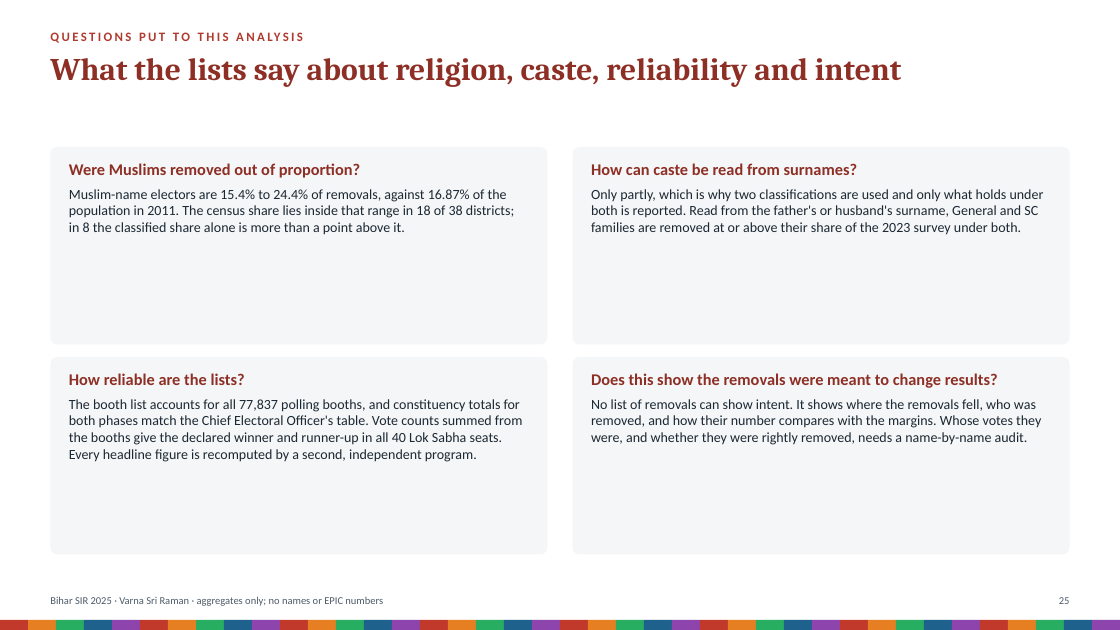
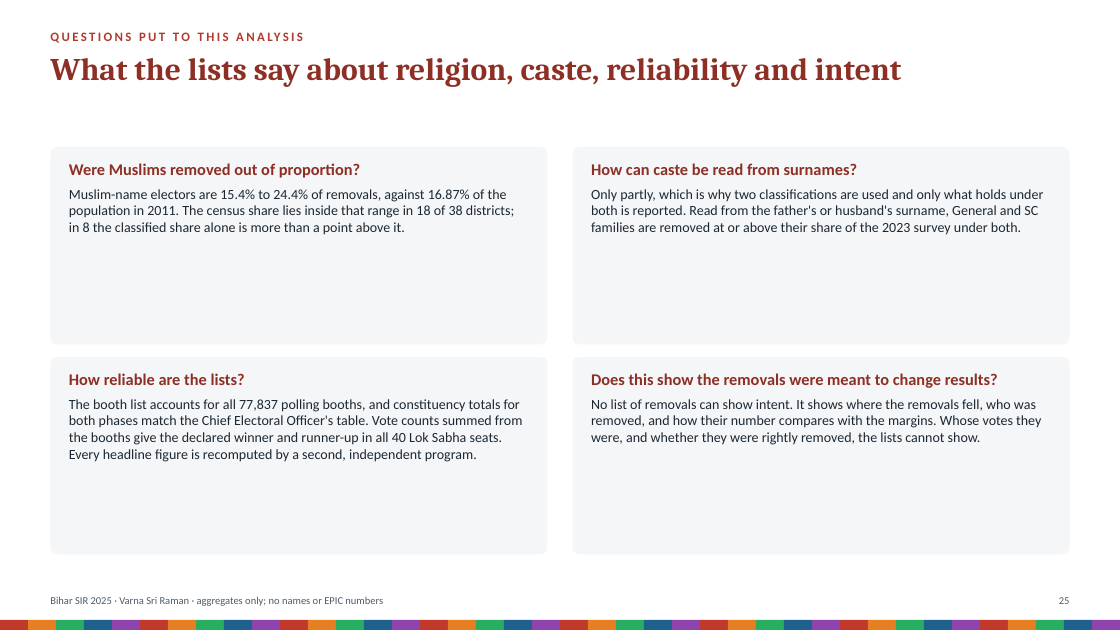
Before and after one commit to Varnasr/INDIA-DATA, a slide deck: slide 25 of reports/bihar-sir-2025-deck.pptx. Drawn at 1120x630 pixels with LibreOffice and Linux fonts; fonts in the diff are those of the drawing. Boxes give left, top, right and bottom in pixels: in the first picture for what was removed or moved away, otherwise in the second. Text is boxed around its words. In the diff, an @@ line names an element or a change of style, - is before the commit and + after.

```diff
--- a/reports/bihar-sir-2025-deck.pptx
+++ b/reports/bihar-sir-2025-deck.pptx
@@ text at box(591, 399, 1041, 445): text changed @@
-No list of removals can show intent. It shows where the removals fell, who was removed, and how their number compares with the margins. Whose votes they were, and whether they were rightly removed, needs a name-by-name audit.
+No list of removals can show intent. It shows where the removals fell, who was removed, and how their number compares with the margins. Whose votes they were, and whether they were rightly removed, the lists cannot show.
```
Also in this commit, not shown: 4 other slides changed, 51 other files.
